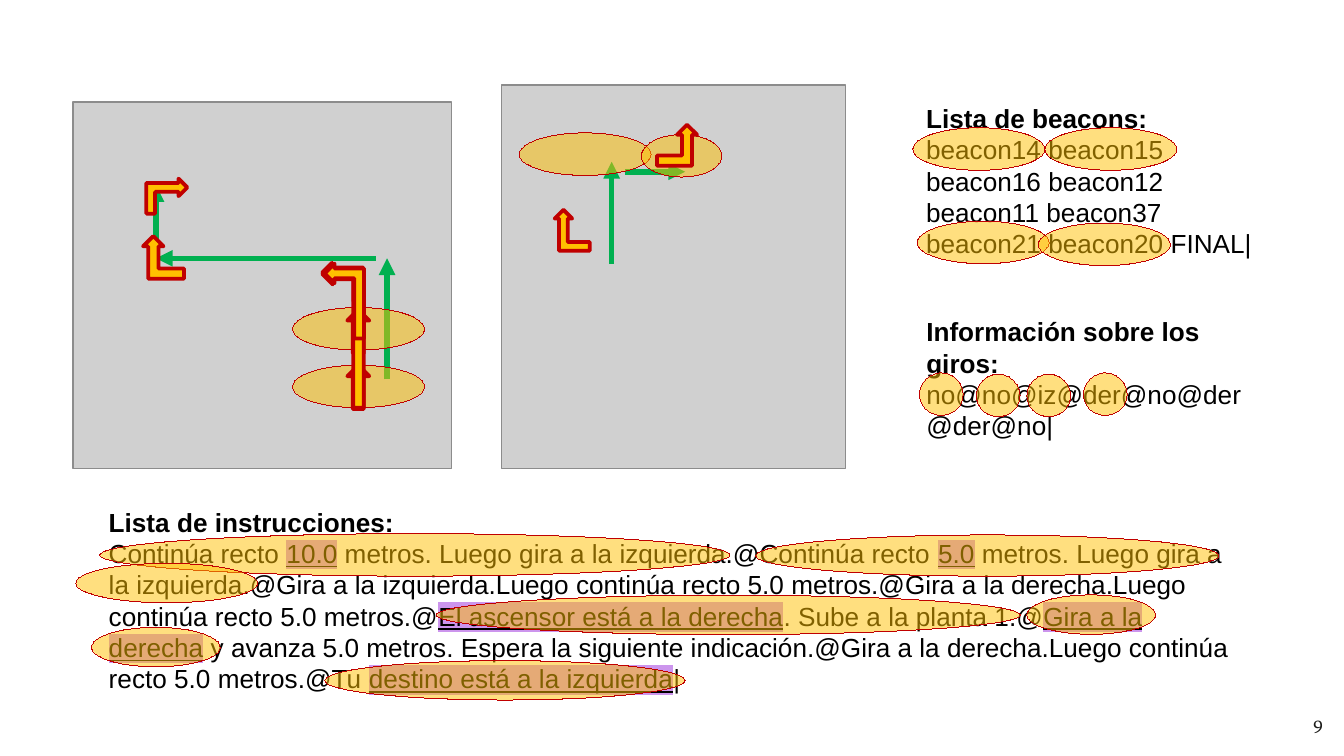
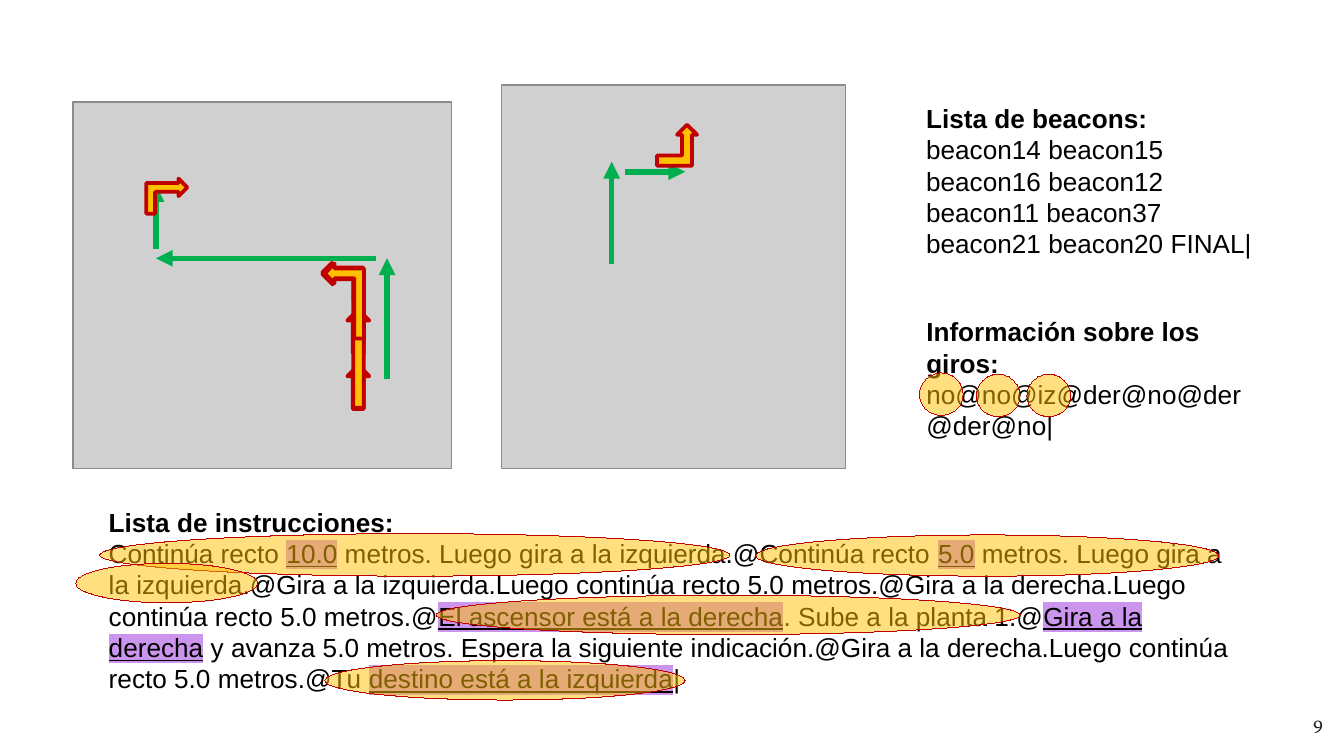
Before and after one commit to NILGroup/TFG-1920-DiscapacidadVisual, a slide deck: slide 9 of Defensa/presentaciónFinal_v2.pptx. Drawn at 1344x756 pixels with LibreOffice and Linux fonts; fonts in the diff are those of the drawing; grey boxes stand for pictures. Boxes give left, top, right and bottom in pixels: in the first picture for what was removed or moved away, otherwise in the second. Text is boxed around its words. In the diff, an @@ line names an element or a change of style, - is before the commit and + after.

```diff
--- a/Defensa/presentaciónFinal_v2.pptx
+++ b/Defensa/presentaciónFinal_v2.pptx
@@ ellipse removed at [519, 133, 650, 176] @@
@@ ellipse removed at [641, 134, 722, 177] @@
@@ ellipse removed at [913, 128, 1044, 171] @@
@@ ellipse removed at [1044, 128, 1176, 171] @@
@@ bent up arrow removed at [142, 237, 183, 280] @@
@@ bent up arrow removed at [555, 210, 590, 250] @@
@@ ellipse removed at [918, 222, 1050, 265] @@
@@ ellipse removed at [1039, 223, 1171, 266] @@
@@ ellipse removed at [293, 308, 425, 351] @@
@@ ellipse removed at [293, 366, 425, 409] @@
@@ ellipse removed at [1083, 372, 1128, 415] @@
@@ ellipse removed at [1027, 595, 1156, 634] @@
@@ ellipse removed at [91, 628, 220, 667] @@
```
Also in this commit, not shown: 3 other slides changed.
